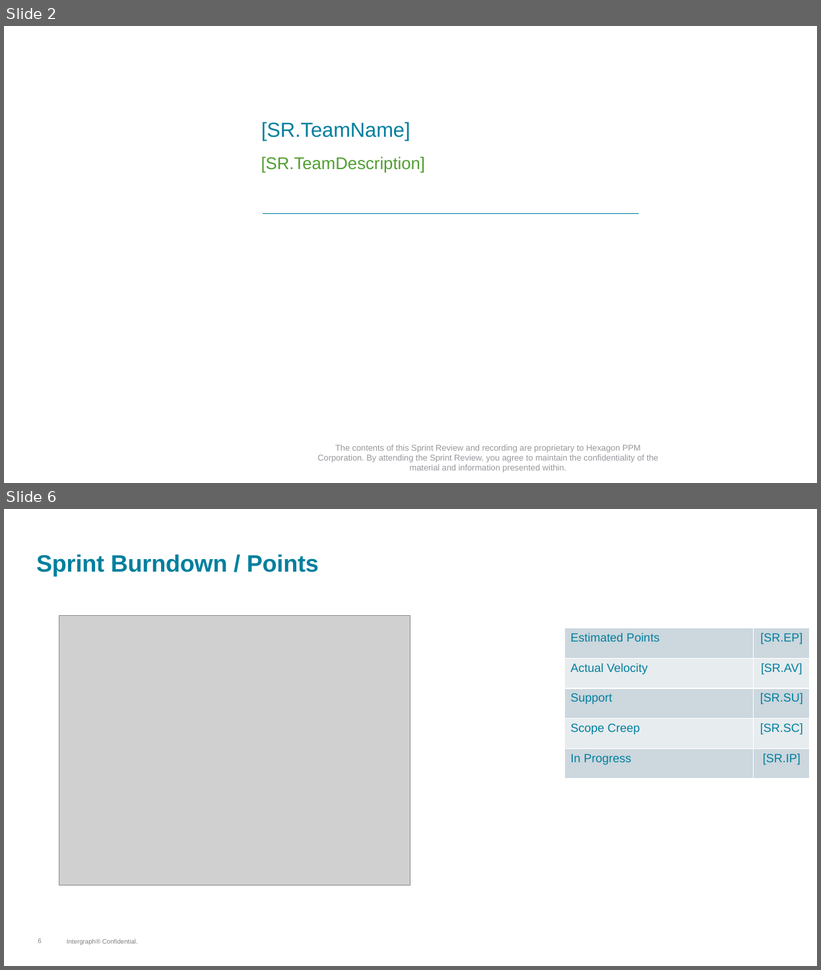
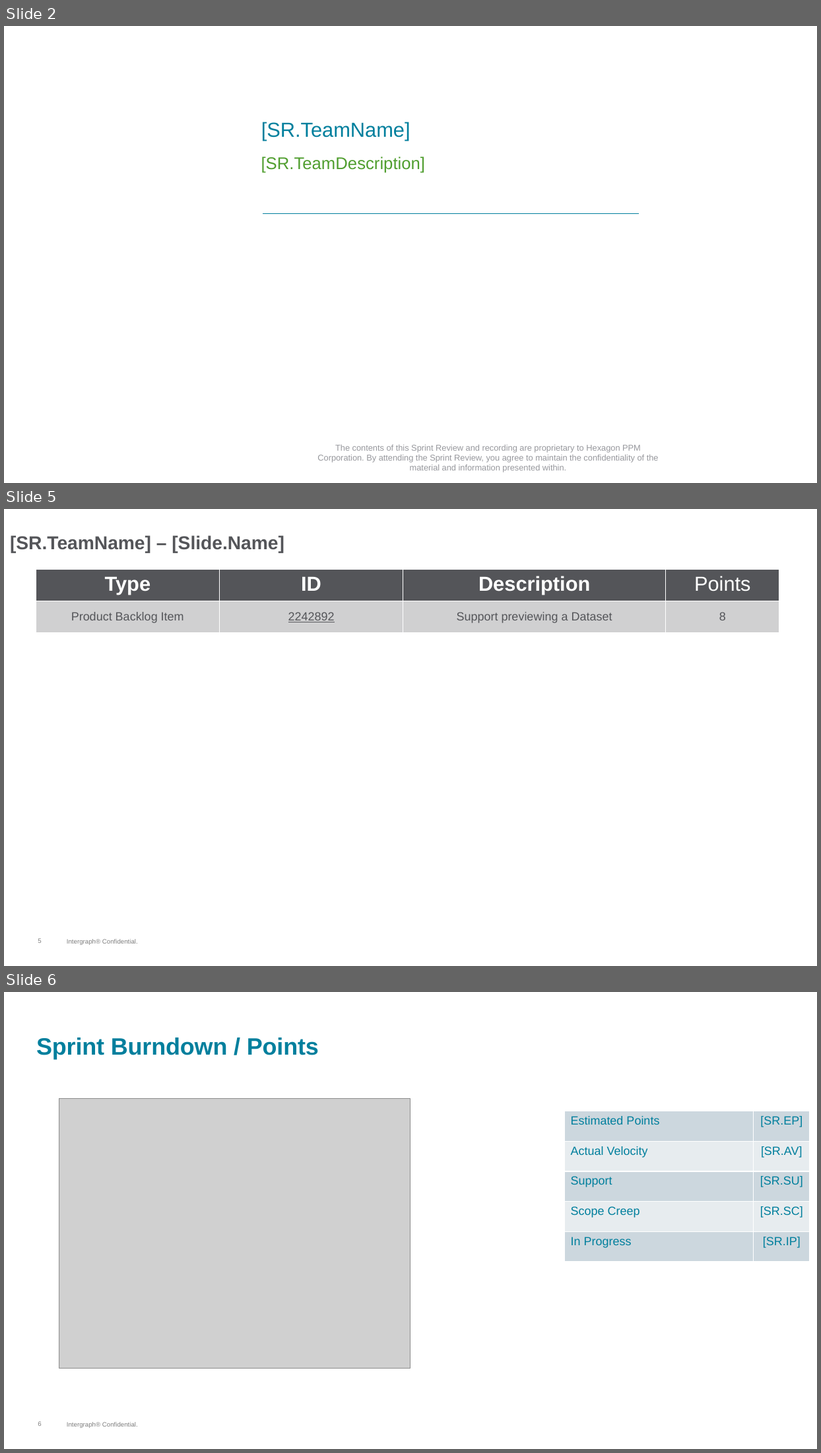
Before and after one commit to Pipecasso/AliasPaul, a slide deck: autosprintreview/Sprint Review Template.pptx. Shown one above the other, each under a label of ours: slides 2 and 6 before the commit, slides 2, 5 and 6 after it; the slides between them are not shown. The pictures are 821x970 and 821x1453 pixels, drawn with LibreOffice and Linux fonts; fonts in the diff are those of the drawing; grey boxes stand for pictures; background and template pictures are left out. Boxes give left, top, right and bottom in pixels: in the first picture for what was removed or moved away, otherwise in the second. Text is boxed around its words. In the diff, an @@ line names an element or a change of style, - is before the commit and + after.

```diff
--- a/autosprintreview/Sprint Review Template.pptx
+++ b/autosprintreview/Sprint Review Template.pptx
@@ slide 5 added at box(4, 509, 817, 966), background #FFFFFF; not listed: 2 template elements that a slide beside it also shows @@
@@ text added at box(10, 535, 284, 553), 22 pt, text #545559, bold @@
+[SR.TeamName] – [Slide.Name]
@@ table added at box(36, 569, 780, 632), 2 rows, 4 columns @@
+Type | ID | Description | Points
+Product Backlog Item | 2242892 | Support previewing a Dataset | 8
```
Also in this commit, not shown: 2 slides changed, 1 slide removed, 4 other files.
